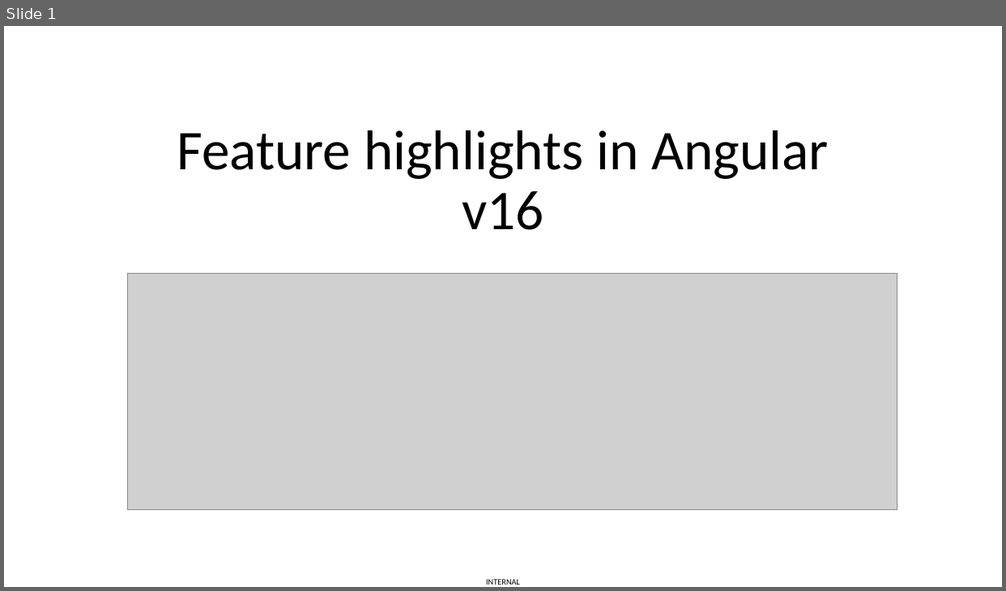
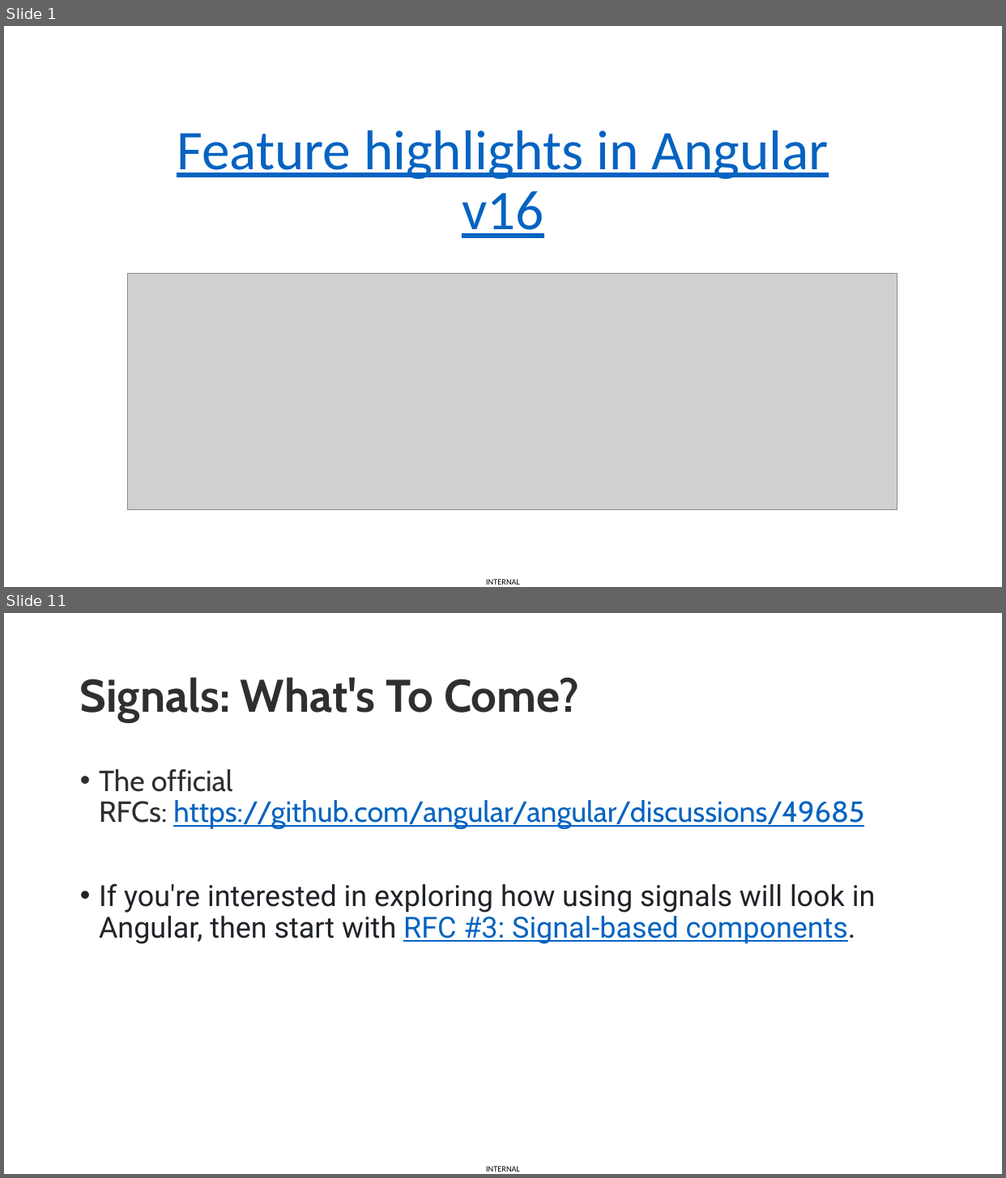
Before and after one commit to vuthaphai/ng-v16-new-features, a slide deck: Angular v16.pptx. Shown one above the other, each under a label of ours: slide 1 before the commit, slides 1 and 11 after it; the slides between them are not shown. The pictures are 1006x591 and 1006x1178 pixels, drawn with LibreOffice and Linux fonts; fonts in the diff are those of the drawing; grey boxes stand for pictures. Boxes give left, top, right and bottom in pixels: in the first picture for what was removed or moved away, otherwise in the second. Text is boxed around its words. In the diff, an @@ line names an element or a change of style, - is before the commit and + after.

```diff
--- a/Angular v16.pptx
+++ b/Angular v16.pptx
@@ slide 11 added at (4,613,1002,1174), background #FFFFFF; not listed: 1 template element that a slide beside it also shows @@
@@ title added at (80,677,579,722), 44 pt, text #2D2F31, bold @@
+Signals: What's To Come?
@@ text added at (99,769,876,944), 28 pt, text #0563C1 @@
+• The official RFCs: https://github.com/angular/angular/discussions/49685
+• If you're interested in exploring how using signals will look in Angular, then start with RFC #3: Signal-based components.
@@ slide 1 changed as well @@
@@ title "Feature highlights in Angular v16" at (177,130,829,238): text colour #000000 to #0563C1, underline on @@
```
Also in this commit, not shown: 1 other slide changed, 14 other slides added, 4 slides removed.
